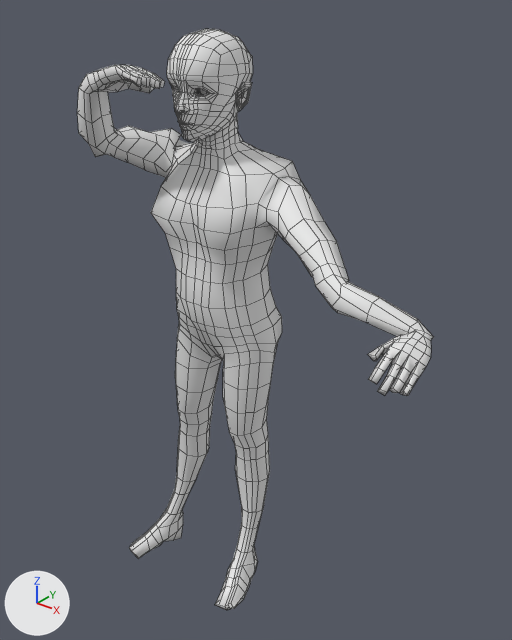
The Blender file riggedblend.blend as it was, and as the next commit left it.
The view is the same before and after, from a 50 mm lens placed at (5.08, -5.13, 7.06), pointed at (0.87, 0.13, 3.8). Every picture has the same lights, and +X, +Y and +Z are marked at lower left. Both versions are drawn at the pose saved in each file; the numbers are the values there. Mesh edges are drawn as thin lines.

In view in the first picture: 'body'.
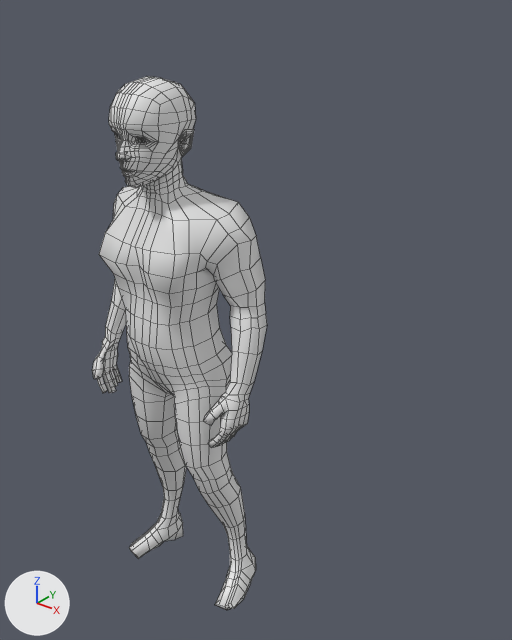
Location of each change, (x1, y1, x2, y2) in pixels of the pictures (512 x 640 px):
'body', posed (51% narrower, 8% shorter): before (77, 29, 433, 610); after (92, 76, 267, 610)

The change, as a list of edits to the scene's bpy script:
```text
Change bone_torso:
    where bone_torso = bpy.data.objects['rig'].pose.bones['torso']  # child of 'MCH-torso.parent'
    bone_torso.location: (0.35, 0.44, 0.4) -> (0.0, 0.0, 0.0)
Change bone_hand_tweak_l:
    where bone_hand_tweak_l = bpy.data.objects['rig'].pose.bones['hand_tweak.L']  # child of 'MCH-hand_tweak.L'
    bone_hand_tweak_l.location: (-0.08, -0.65, 0.08) -> (0.0, 0.0, 0.0)
    bone_hand_tweak_l.rotation_euler: (0.0, -0.244, 0.0) -> (0.0, 0.0, 0.0)  # degrees (0, -14, 0) -> degrees (0, 0, 0)
Change bone_upper_arm_ik_r:
    where bone_upper_arm_ik_r = bpy.data.objects['rig'].pose.bones['upper_arm_ik.R']  # child of 'MCH-upper_arm_ik_swing.R'
    bone_upper_arm_ik_r.location: (0.22, 0.1, 0.15) -> (0.0, 0.0, 0.0)
Change bone_hand_ik_l:
    where bone_hand_ik_l = bpy.data.objects['rig'].pose.bones['hand_ik.L']  # child of 'MCH-hand_ik.parent.L'
    bone_hand_ik_l.location: (2.0, -0.5, 1.0) -> (0.0, 0.0, 0.0)
    bone_hand_ik_l.rotation_quaternion: (0.697, 0.218, 0.514, 0.45) -> (1.0, 0.0, 0.0, 0.0)  # degrees (64, 31, 86) -> degrees (0, 0, 0)
Change bone_hand_ik_r:
    where bone_hand_ik_r = bpy.data.objects['rig'].pose.bones['hand_ik.R']  # child of 'MCH-hand_ik.parent.R'
    bone_hand_ik_r.location: (0.64, -0.41, 3.02) -> (0.0, 0.0, 0.0)
    bone_hand_ik_r.rotation_quaternion: (-0.003, 0.746, -0.662, -0.067) -> (1.0, 0.0, 0.0, 0.0)  # degrees (175, 6, -83) -> degrees (0, 0, 0)
```
